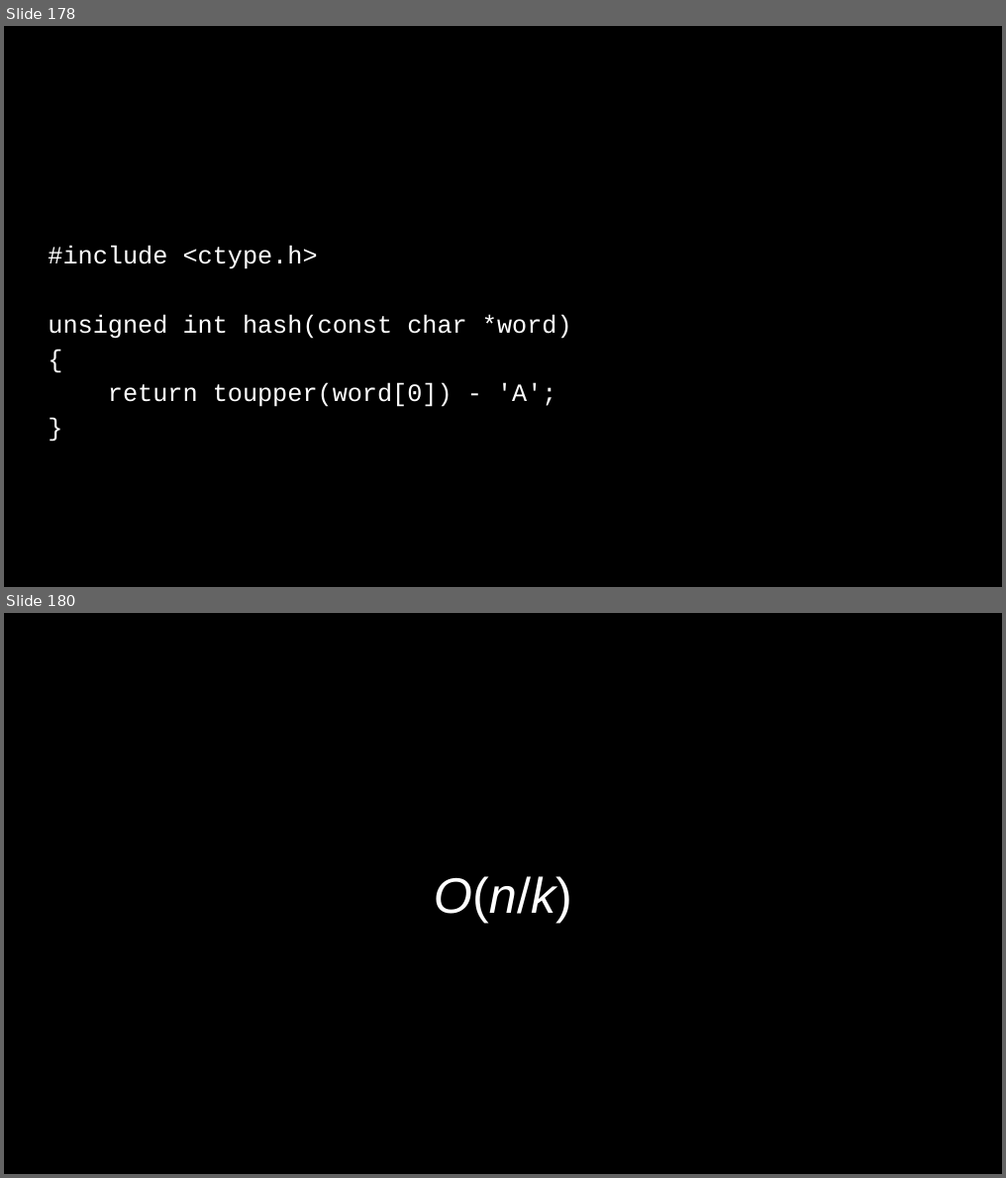
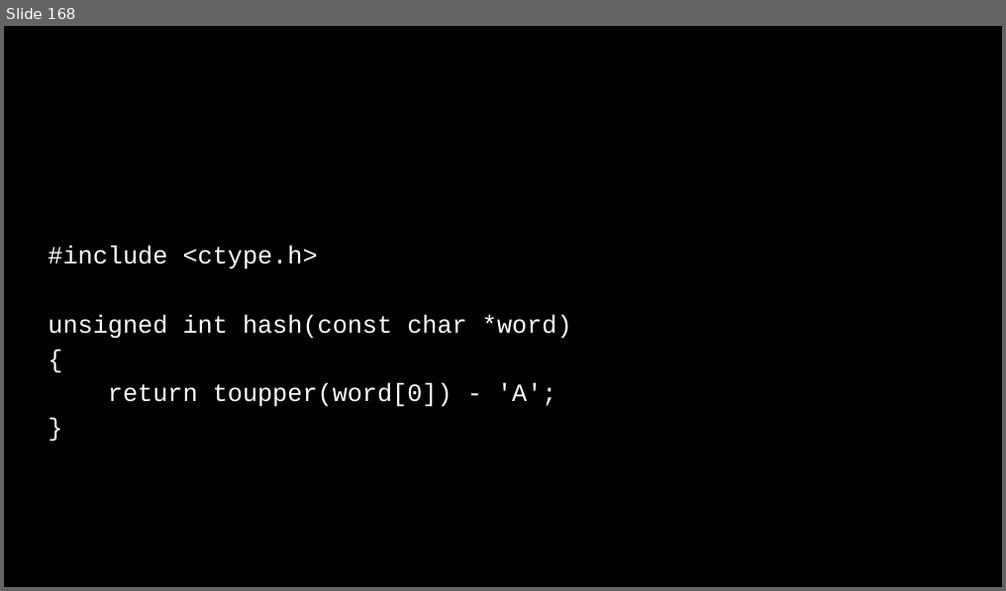
Before and after one commit to SQ4007-2025/website, a slide deck: lectures/slides_6.pptx. Shown one above the other, each under a label of ours: slides 178 and 180 before the commit, slide 168 after it; the slides between them are not shown. The pictures are 1006x1178 and 1006x591 pixels, drawn with LibreOffice and Linux fonts; fonts in the diff are those of the drawing. Boxes give left, top, right and bottom in pixels: in the first picture for what was removed or moved away, otherwise in the second. Text is boxed around its words. In the diff, an @@ line names an element or a change of style, - is before the commit and + after.

```diff
--- a/lectures/slides_6.pptx
+++ b/lectures/slides_6.pptx
@@ slide 180 removed at (4,613,1002,1174), background #000000 @@
@@ title removed at (434,876,572,923) @@
-O(n/k)
@@ what was slide 178 is now slide 168 @@
```
Also in this commit, not shown: 15 slides changed, 1 slide added, 14 other slides removed.
